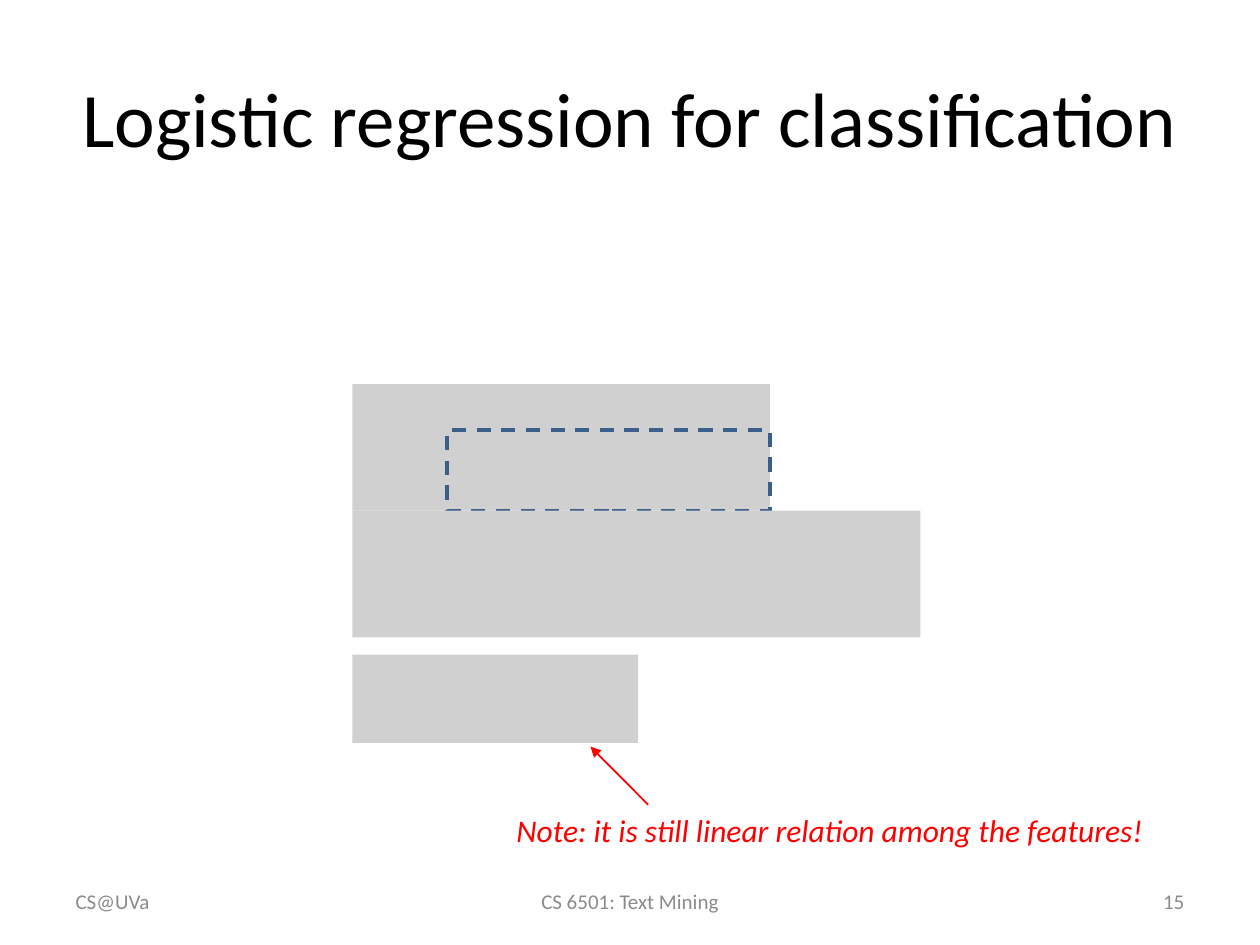
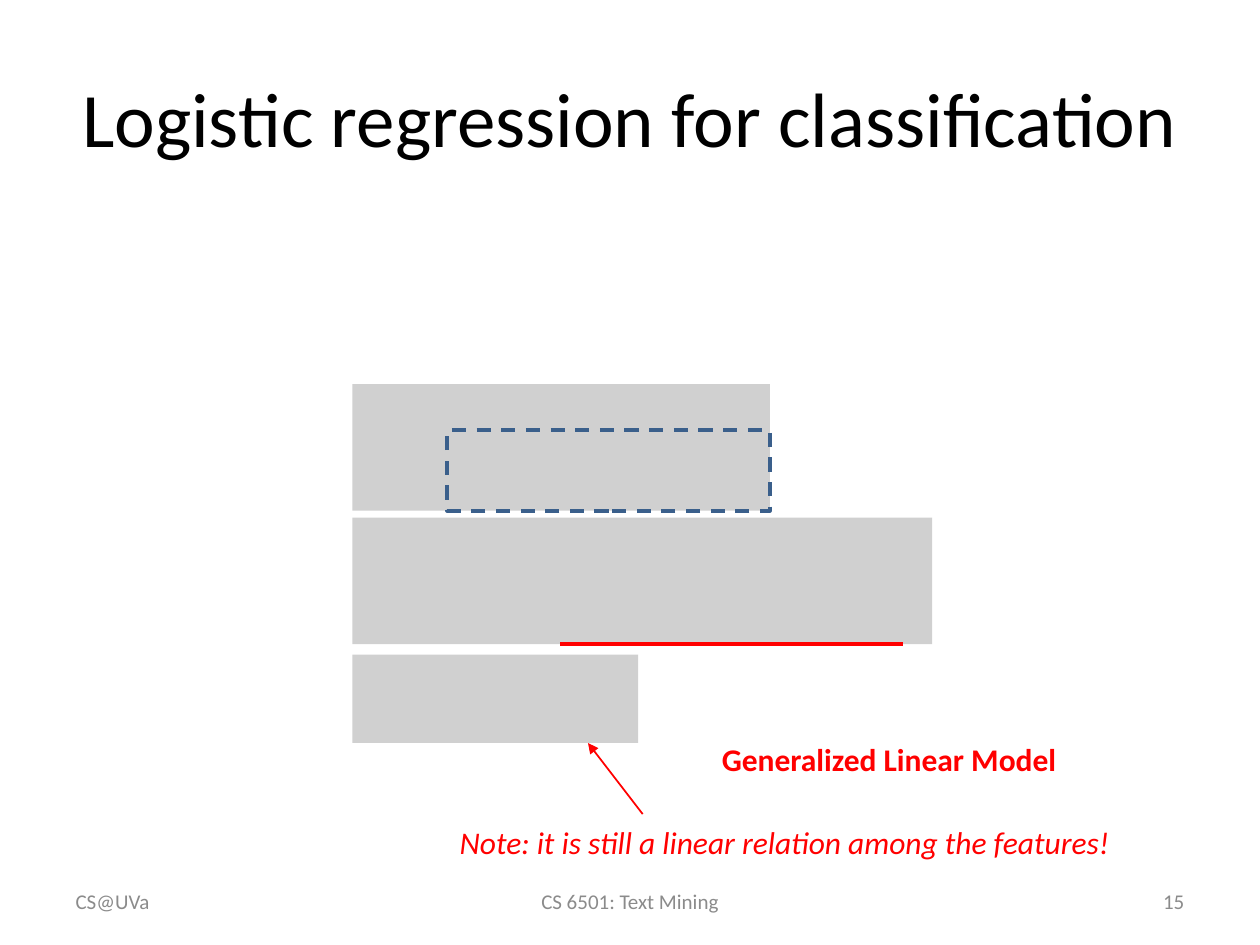
Before and after one commit to wang296/CS6501-Text-Mining, a slide deck: slide 15 of docs/Logistic Regression.pptx. Drawn at 1260x945 pixels with LibreOffice and Linux fonts; fonts in the diff are those of the drawing; grey boxes stand for pictures. Boxes give left, top, right and bottom in pixels: in the first picture for what was removed or moved away, otherwise in the second. Text is boxed around its words. In the diff, an @@ line names an element or a change of style, - is before the commit and + after.

```diff
--- a/docs/Logistic Regression.pptx
+++ b/docs/Logistic Regression.pptx
@@ picture: place and size @@
-picture at bbox=[353, 510, 921, 638]
+picture at bbox=[353, 518, 932, 645]
@@ line added from (561, 644) to (903, 644), #FF0000 2.25 pt @@
@@ arrow moved from (648, 805) - (591, 747) to (643, 814) - (588, 743) @@
@@ text added at bbox=[722, 749, 1056, 772], 18 pt, text #FF0000, bold @@
+Generalized Linear Model
@@ text at bbox=[460, 832, 1109, 860]: text changed @@
-Note: it is still linear relation among the features!
+Note: it is still a linear relation among the features!
```
Also in this commit, not shown: 13 other slides changed, 22 slides added, 8 other files.
